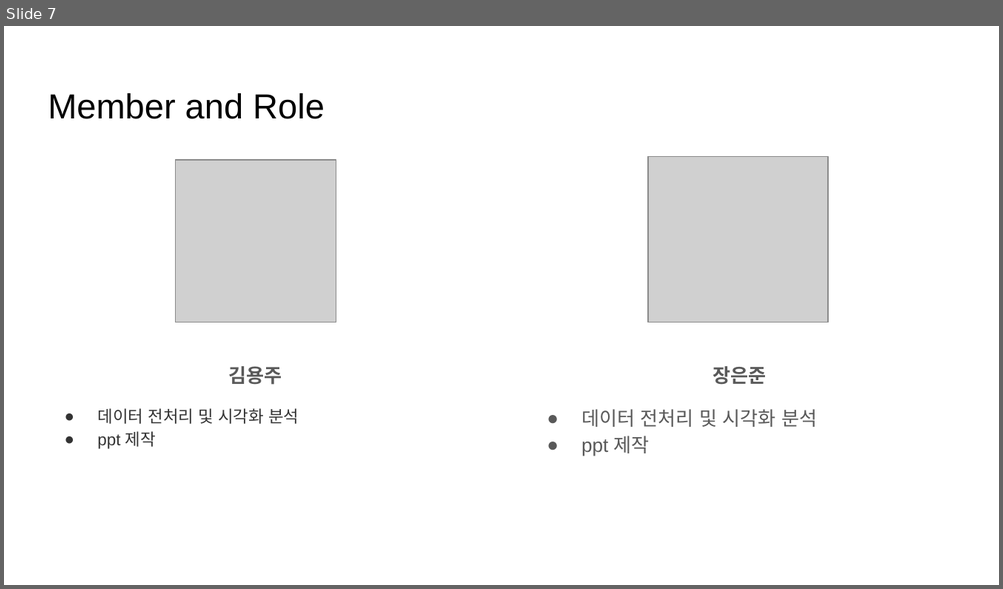
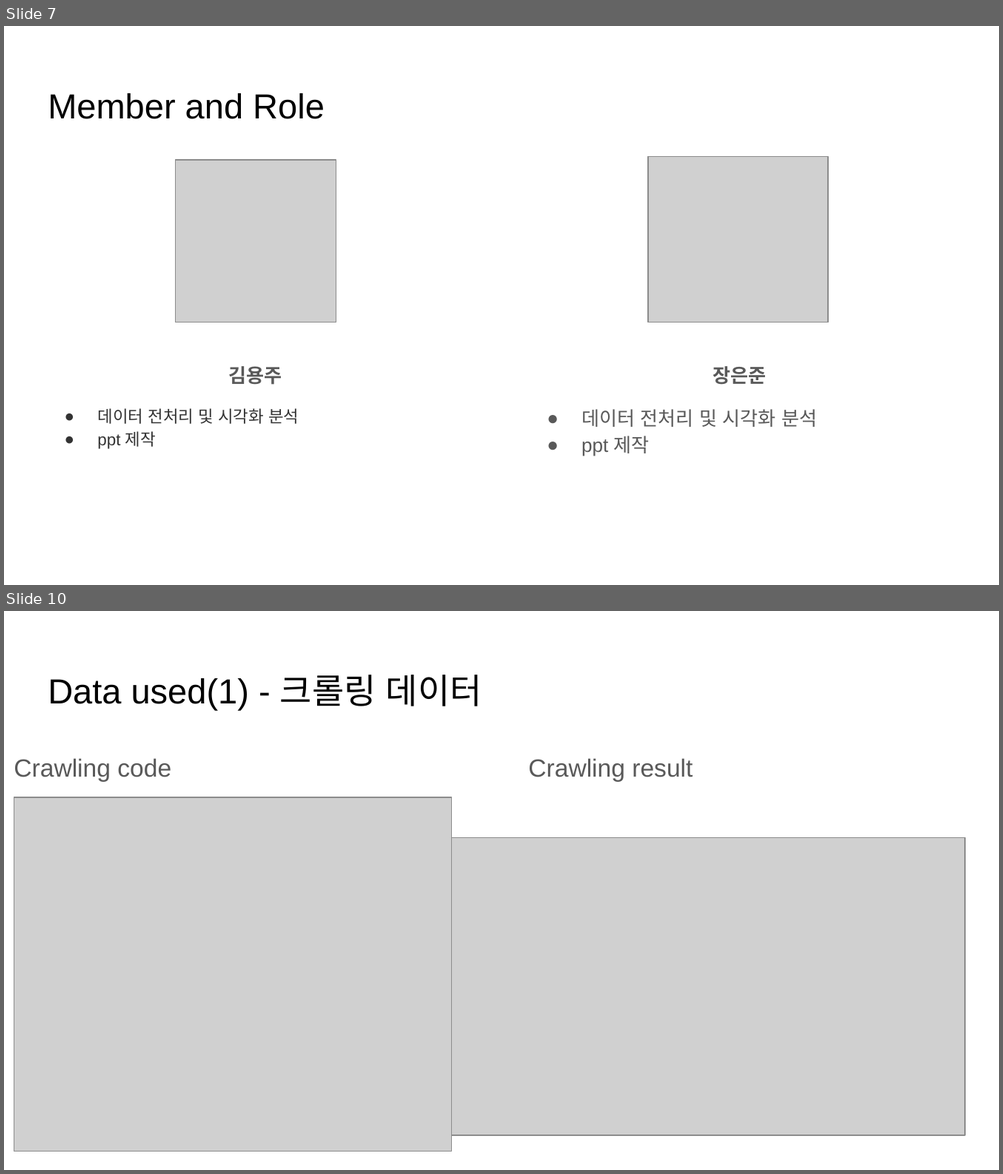
Before and after one commit to kurt7191/covid19, a slide deck: docs/COVID19 데이터 분석 (1).pptx. Shown one above the other, each under a label of ours: slide 7 before the commit, slides 7 and 10 after it; the slides between them are not shown. The pictures are 1003x589 and 1003x1174 pixels, drawn with LibreOffice and Linux fonts; fonts in the diff are those of the drawing; grey boxes stand for pictures. Boxes give left, top, right and bottom in pixels: in the first picture for what was removed or moved away, otherwise in the second. Text is boxed around its words. In the diff, an @@ line names an element or a change of style, - is before the commit and + after.

```diff
--- a/docs/COVID19 데이터 분석 (1).pptx
+++ b/docs/COVID19 데이터 분석 (1).pptx
@@ slide 10 added at [4, 611, 999, 1170], background #FFFFFF @@
@@ title added at [48, 675, 482, 710], 25.2 pt, text #000000 @@
+Data used(1) - 크롤링 데이터
@@ text added at [14, 758, 171, 781], 18 pt, text #595959 @@
+Crawling code
@@ text added at [528, 758, 692, 781], 18 pt, text #595959 @@
+Crawling result
@@ picture added at [14, 798, 452, 1152] @@
@@ picture added at [452, 837, 965, 1135] @@
```
Also in this commit, not shown: 16 other slides added, 1 slide removed, 23 other files.
